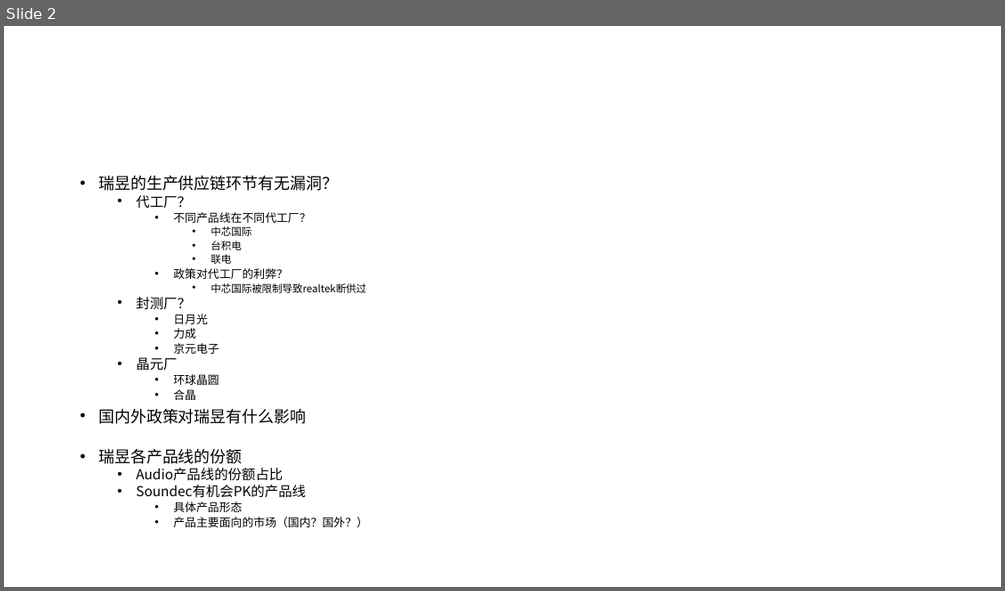
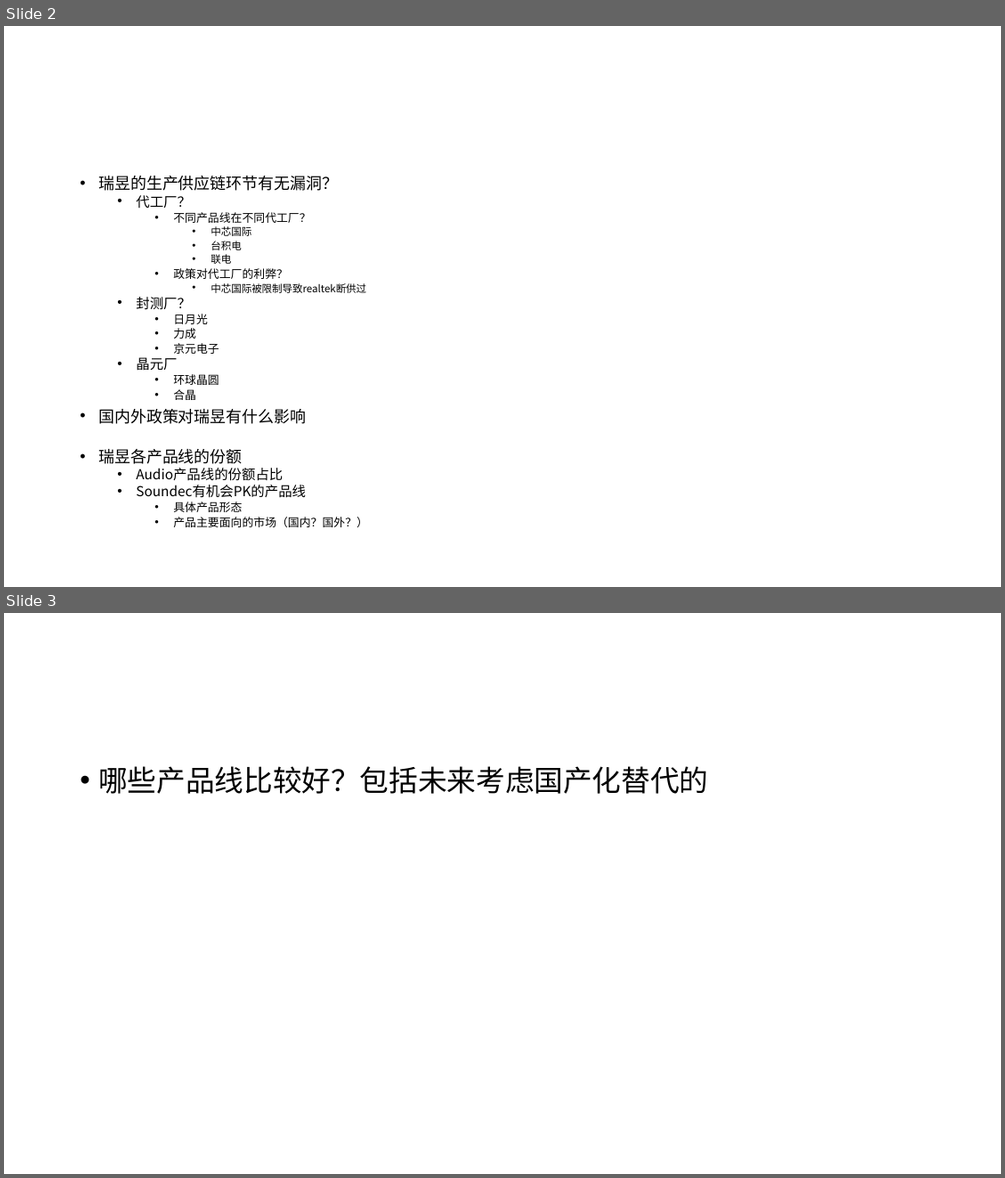
Before and after one commit to rosabai666/soundec, a slide deck: 2023/02产品/SNC8x/01)竞品分析/00)竞品芯片分析/品牌产品路线分析/Realtek/Realtek产品线分析2.pptx. Shown one above the other, each under a label of ours: slide 2 before the commit, slides 2 and 3 after it. The pictures are 1005x591 and 1005x1178 pixels, drawn with LibreOffice and Linux fonts; fonts in the diff are those of the drawing. Boxes give left, top, right and bottom in pixels: in the first picture for what was removed or moved away, otherwise in the second. Text is boxed around its words. In the diff, an @@ line names an element or a change of style, - is before the commit and + after.

```diff
--- a/2023/02产品/SNC8x/01)竞品分析/00)竞品芯片分析/品牌产品路线分析/Realtek/Realtek产品线分析2.pptx
+++ b/2023/02产品/SNC8x/01)竞品分析/00)竞品芯片分析/品牌产品路线分析/Realtek/Realtek产品线分析2.pptx
@@ slide 3 added at box(4, 613, 1001, 1174), background #FFFFFF @@
@@ text added at box(98, 766, 708, 794), 28 pt, text #000000 @@
+• 哪些产品线比较好？包括未来考虑国产化替代的
```
Also in this commit, not shown: 2 slides changed, 6 other slides added, 5 other files.
